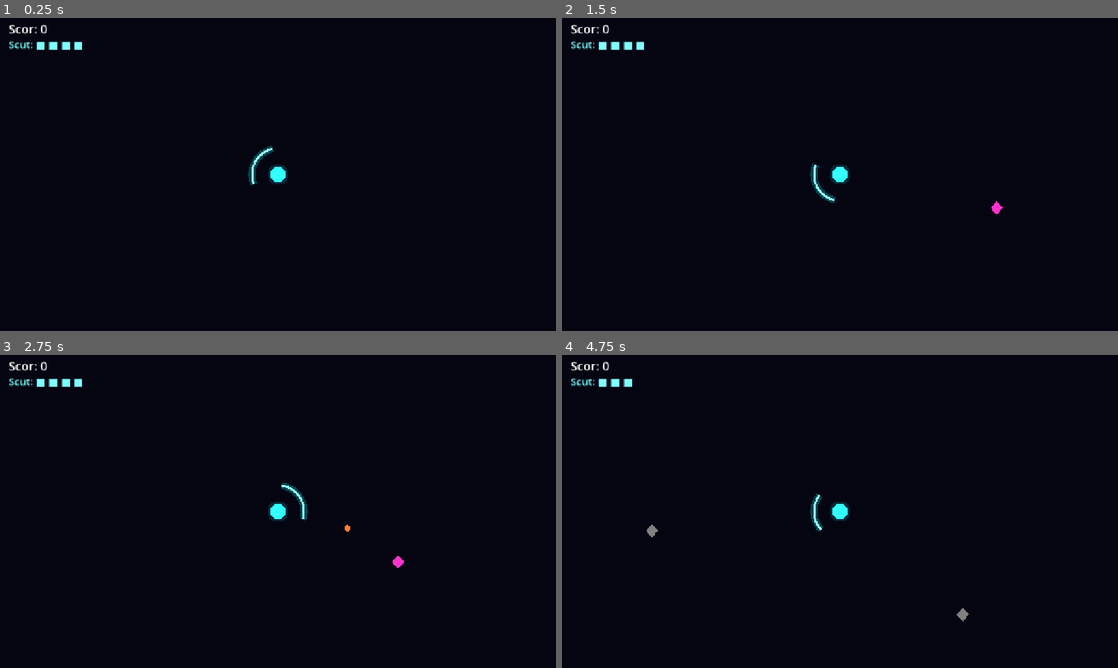
Above: before the commit, frames 1-4 (two rows, left to right).
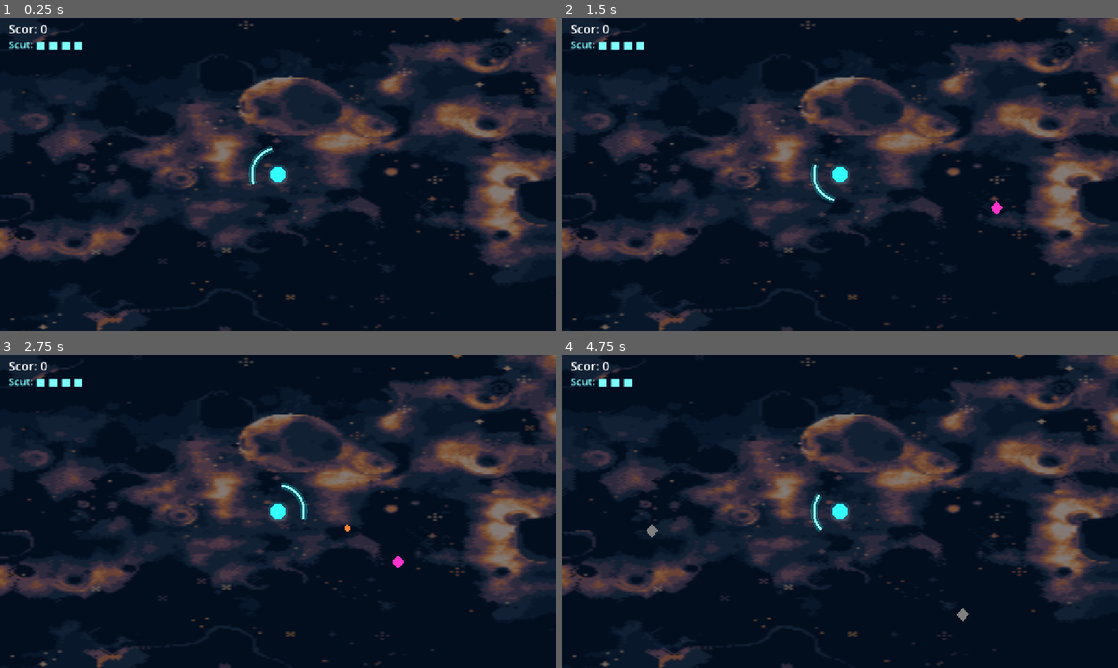
Above: after the commit, the same moments.

Repository: saracraciun10/scut_neon
Game: Godot game, scene res://main.tscn
The game is run twice, just before and just after one commit, with the same random seed, the same clock (stepped at 60 frames per second) and the same inputs.
Inputs (mouse positions are in pixels of both pictures, inside the frame that each line leads up to):
- Up to frame 1 (0.25 s): no input
- Up to frame 2 (1.5 s): tap Enter at 0.5 s; move the mouse to (962, 158) at 0.52 s; hold Right 0.53-1.28 s; hold R 0.53-1.28 s; move the mouse to (728, 190) at 1.27 s; hold Left from 1.28 s (still down); tap R at 1.35 s
- Up to frame 3 (2.75 s): move the mouse to (333, 442) at 2.02 s; release Left at 2.03 s; hold Right from 2.03 s (still down); hold R from 2.03 s (still down)
- Up to frame 4 (4.75 s): move the mouse to (812, 574) at 2.77 s; release R at 2.78 s; tap R at 2.85, 4.35 s; move the mouse to (1006, 558) at 3.52 s; release Right at 3.53 s; hold R 3.53-4.28 s; hold Left from 3.53 s (still down); move the mouse to (673, 464) at 4.27 s

The runs differ from the first frame. In frame 1, 46% of the frame differs, in the area x 0-100%, y 0-100%; in frame 2, 46%; in frame 3, 46%; in frame 4, 46%.

Commit message:
nava

Diff:
--- a/main.gd
+++ b/main.gd
@@ -22,7 +22,7 @@
 var shock_active := false
 var shock_r := 0.0
 var flash := 0.0
-
+var bg: Texture2D = preload("res://assets/background.png.png")
 
 func _ready() -> void:
 	randomize()
@@ -147,7 +147,7 @@
 
 
 func _draw() -> void:
-	# fundal rosu scurt cand esti lovit
+	draw_texture_rect(bg, Rect2(Vector2.ZERO, get_viewport_rect().size), false, Color(1, 1, 1, 0.5))
 	if flash > 0.0:
 		draw_rect(get_viewport_rect(), Color(1, 0.1, 0.1, flash * 0.25))
 
--- a/main.tscn
+++ b/main.tscn
@@ -1,6 +1,6 @@
-[gd_scene load_steps=2 format=3]
+[gd_scene format=3 uid="uid://dyiybs40aafok"]
 
-[ext_resource type="Script" path="res://main.gd" id="1"]
+[ext_resource type="Script" uid="uid://lfac6vckmesf" path="res://main.gd" id="1"]
 
-[node name="Main" type="Node2D"]
+[node name="Main" type="Node2D" unique_id=1724118995]
 script = ExtResource("1")
Binary file added: assets/background.png.png
Not shown, added: assets/background.png.png.import
